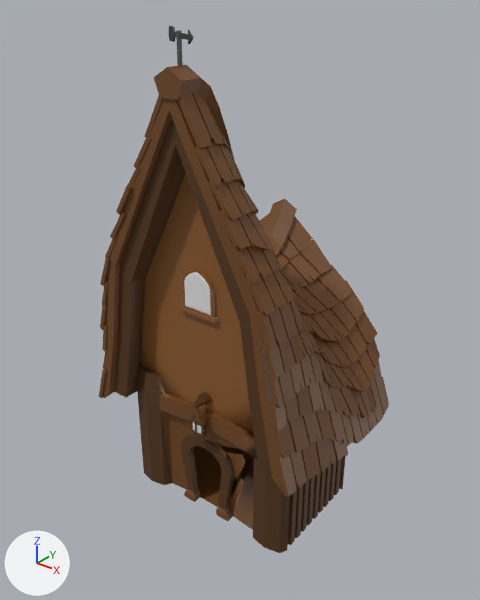
The FBX model Viking-Game/Assets/Models/B_Base/B_Blacksmith.fbx as it was, and as the next commit left it.
Both versions are drawn from a 50 mm camera at (54.28, 8.58, 23.11) aimed at (44.91, 20.29, 15.85). Lighting does not change. The marker at lower left points along +X, +Y and +Z. Vertices at the same position are counted once.

Names of what the first picture shows: 'B_Blacksmith'.
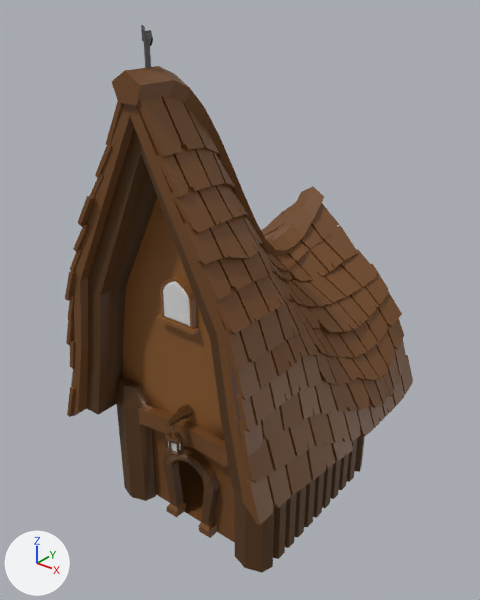
Pixel boxes [x1, y1, x2, y2] of what changed, in the pictures (480 x 600 px; the box of a moved part takes in the faces that stretch with it):
'B_Blacksmith', reshaped, rescaled (20% wider)
    before: [99, 26, 389, 553]
    after: [65, 25, 413, 573]
part 1 of me_plane_290, moved or reshaped
    before: [160, 410, 345, 545]
    after: [140, 424, 363, 559]

What changed in the scene script:
```text
Change me_plane_290:
    used by ob_b_blacksmith; location = (44.88, 19.96, 15.21); rotation_euler = (1.571, 0.0, 0.0), in degrees (90, 0, 0); scale = (0.0227, 0.0183, 0.01)
    remove me_plane_290.from_pydata(...)  # 4245 vertices, 3269 faces; spans x -158.0..150.0, y -271.0..385.0, z -254.0..192.0
    add me_plane_290.from_pydata(...)  # 4261 vertices, 3268 faces; spans x -158.0..150.0, y -271.0..385.0, z -254.0..192.0
    me_plane_290 part 1
    4 faces are deleted
    106 vertices in x -89.0..102.0, y -271.0..-147.0, z -41.0..128.0 move by (0.0, 0.0, -2.0)
    27 vertices in x -88.0..103.0, y -271.0..-147.0, z 13.0..123.0 move by (0.0, 0.0, -1.0)
    8 vertices in x -90.0..102.0, y -268.0, z -97.0..-38.0 move by (0.0, 0.0, -3.0)
    7 vertices in x -89.0..103.0, y -271.0..-268.0, z 93.0..111.0 move by (0.0, 0.0, 1.0)
    6 vertices in x -92.0..102.0, y -271.0..-268.0, z -168.0..-151.0 move by (0.0, 0.0, -5.0)
    6 vertices in x -90.0..101.0, y -268.0, z -127.0..-94.0 move by (0.0, 0.0, -4.0)
    3 vertices move from x -90.0..69.0, y -271.0..-268.0, z -169.0..103.0 to x -90.0..69.0, y -271.0..-268.0, z -175.0..103.0
    16 vertices are added at x -95.0..104.0, y -271.0..-117.0, z -175.0..107.0
    3 new faces join them, mat_brown_016 (brown #744921)
Change ob_b_blacksmith:
    ob_b_blacksmith.scale: (0.0227, 0.0183, 0.01) -> (0.0227, 0.0184, 0.0157)
```
